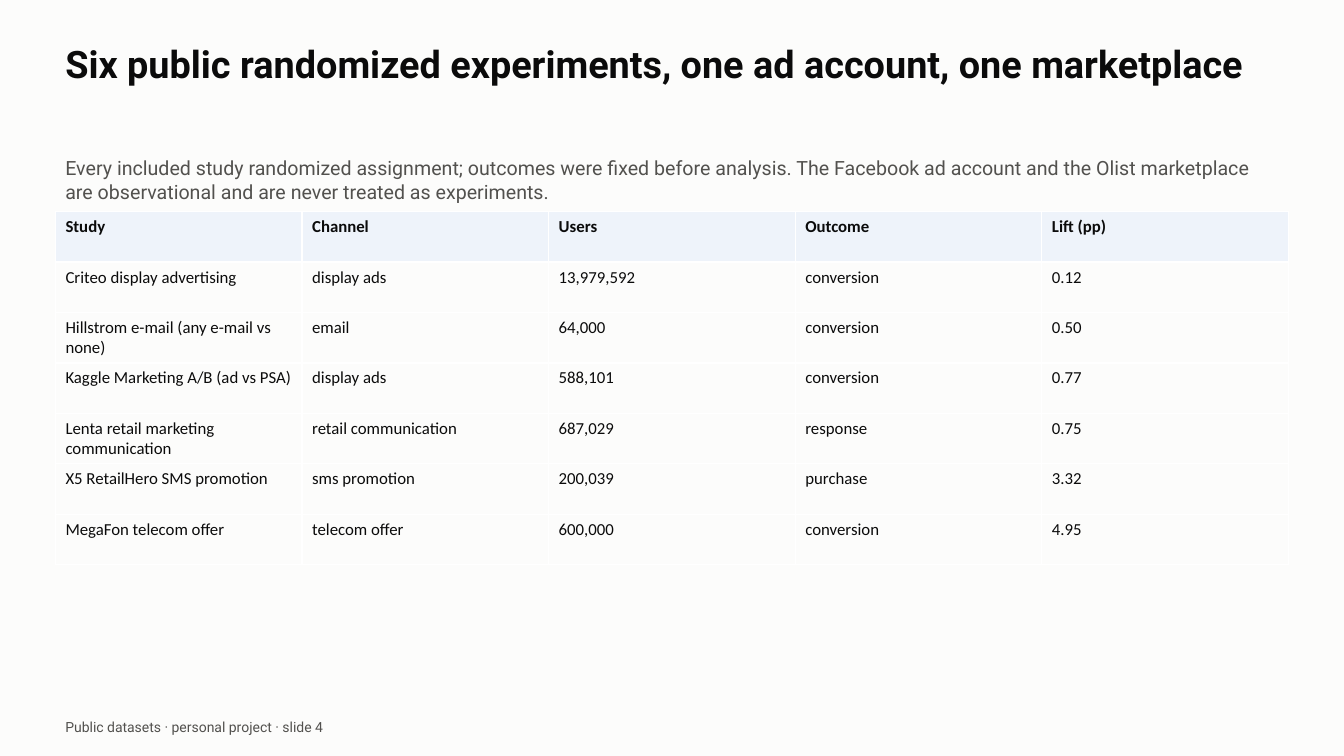
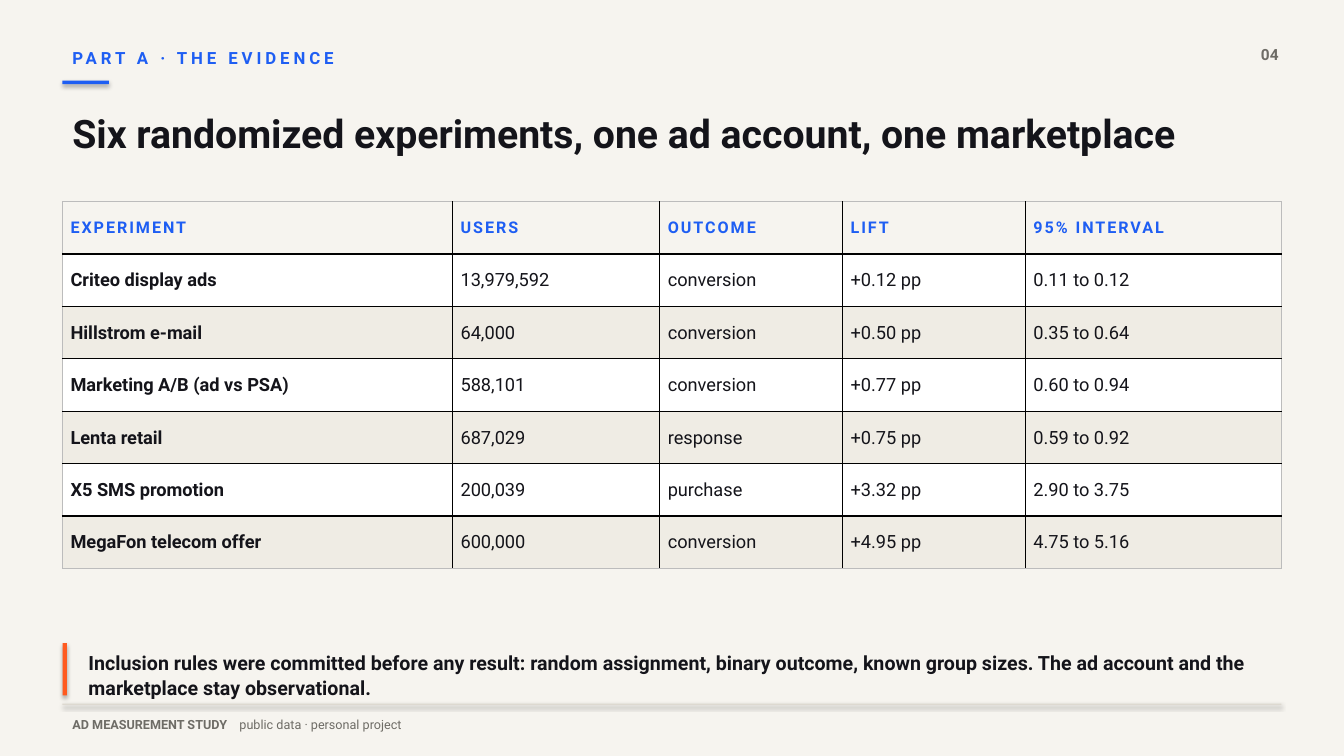
Before and after one commit to VikramVarkoor/Ad-Measurement-Study, a slide deck: slide 4 of deck/ad_measurement_deck.pptx. Drawn at 1344x756 pixels with LibreOffice and Linux fonts; fonts in the diff are those of the drawing. Boxes give left, top, right and bottom in pixels: in the first picture for what was removed or moved away, otherwise in the second. Text is boxed around its words. In the diff, an @@ line names an element or a change of style, - is before the commit and + after.

```diff
--- a/deck/ad_measurement_deck.pptx
+++ b/deck/ad_measurement_deck.pptx
@@ background #FCFCFB to #F6F4EF @@
@@ text added at <box>137,52,148,64</box>, 12 pt, text #1E5EF3, bold @@
+PART A · THE EVIDENCE
@@ text added at <box>1261,49,1279,60</box>, 11 pt, text #6E6C66, bold @@
+04
@@ rectangle added at <box>63,81,109,85</box>, fill #1E5EF3 @@
@@ text at <box>72,118,1175,156</box>: text changed; size 27 to 28 pt; text colour #0B0B0B to #14141A @@
-Six public randomized experiments, one ad account, one marketplace
+Six randomized experiments, one ad account, one marketplace
@@ text removed at <box>65,160,1249,203</box> @@
-Every included study randomized assignment; outcomes were fixed before analysis. The Facebook ad account and the Olist marketplace are observational and are never treated as experiments.
@@ table at <box>63,202,1281,569</box> @@
-row 1: Study | Channel | Users | Outcome | Lift (pp)
+row 1: EXPERIMENT | USERS | OUTCOME | LIFT | 95% INTERVAL
-row 2: Criteo display advertising | display ads | 13,979,592 | conversion | 0.12
+row 2: Criteo display ads | 13,979,592 | conversion | +0.12 pp | 0.11 to 0.12
-row 3: Hillstrom e-mail (any e-mail vs none) | email | 64,000 | conversion | 0.50
+row 3: Hillstrom e-mail | 64,000 | conversion | +0.50 pp | 0.35 to 0.64
-row 4: Kaggle Marketing A/B (ad vs PSA) | display ads | 588,101 | conversion | 0.77
+row 4: Marketing A/B (ad vs PSA) | 588,101 | conversion | +0.77 pp | 0.60 to 0.94
-row 5: Lenta retail marketing communication | retail communication | 687,029 | response | 0.75
+row 5: Lenta retail | 687,029 | response | +0.75 pp | 0.59 to 0.92
-row 6: X5 RetailHero SMS promotion | sms promotion | 200,039 | purchase | 3.32
+row 6: X5 SMS promotion | 200,039 | purchase | +3.32 pp | 2.90 to 3.75
-row 7: MegaFon telecom offer | telecom offer | 600,000 | conversion | 4.95
+row 7: MegaFon telecom offer | 600,000 | conversion | +4.95 pp | 4.75 to 5.16
@@ fill #EEF3FA to none in row 1 @@
@@ fill #FCFCFB to #FFFFFF in 15 cells @@
@@ fill #FCFCFB to #EFECE4 in 15 cells @@
@@ size 12 to 13 pt, font Calibri to Roboto, text colour #0B0B0B to #14141A, bold on in "MegaFon telecom offer" @@
@@ line spacing 1 to 1.05 @@
@@ borders changed @@
@@ table: place and size @@
-table at <box>55,212,1291,565</box>
+table at <box>63,202,1281,569</box>
@@ rectangle added at <box>63,643,67,696</box>, fill #FF5A1F @@
@@ text added at <box>88,655,1244,699</box>, 14 pt, text #14141A, bold @@
+Inclusion rules were committed before any result: random assignment, binary outcome, known group sizes. The ad account and the marketplace stay observational.
@@ rectangle added at <box>63,704,1281,705</box>, fill #DDD9D0 @@
@@ text at <box>72,719,402,732</box>: text changed; size 10 to 9 pt; text colour #52514E to #6E6C66 @@
-Public datasets · personal project · slide 4
+AD MEASUREMENT STUDY public data · personal project
```
Also in this commit, not shown: 3 other slides changed, 10 slides added, 9 slides removed, 27 other files.
